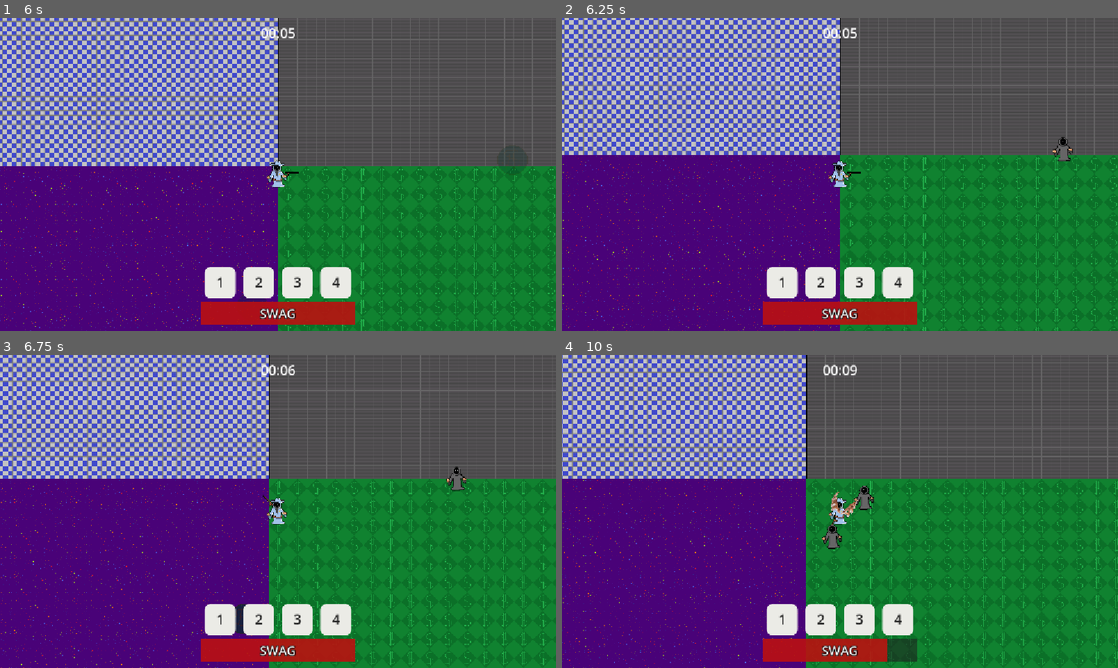
Above: before the commit, frames 1-4 (two rows, left to right).
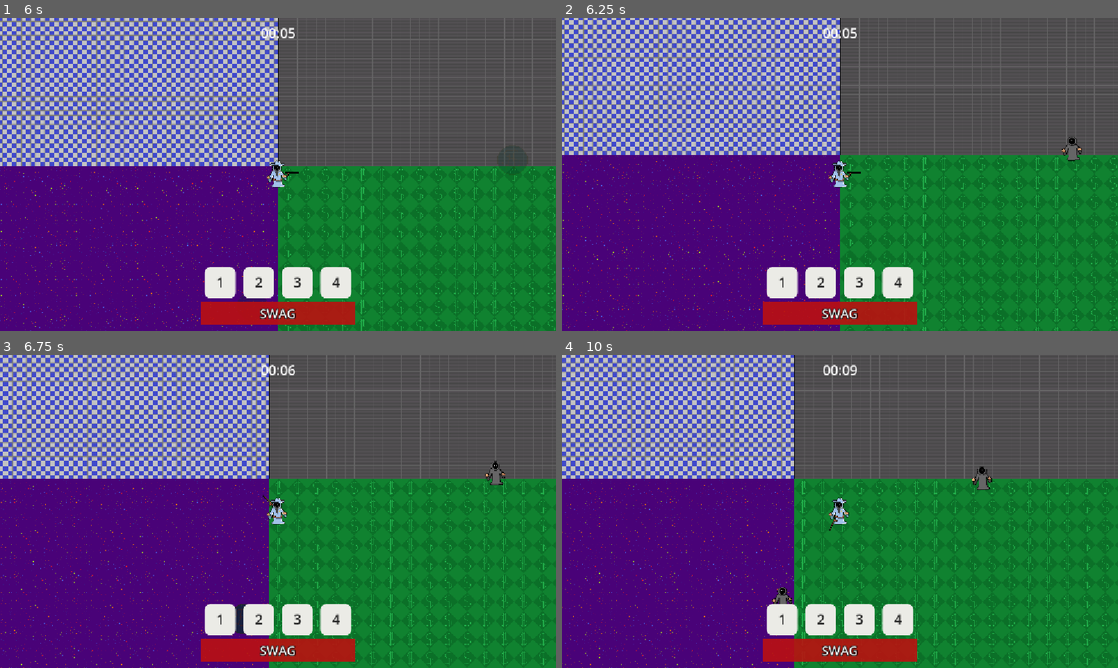
Above: after the commit, the same moments.

Repository: LeyuDing/SteelHacks2026
Game: Godot game, scene res://Scenes/main_menu.tscn
The game is run twice, just before and just after one commit, with the same random seed, the same clock (stepped at 60 frames per second) and the same inputs. The engine's default icon, where the game draws it, is replaced by a stand-in: a white triangle on a blue panel in a dark square.
Inputs (mouse positions are in pixels of both pictures, inside the frame that each line leads up to):
- Up to frame 1 (6 s): click "Start" at 0.5 s; tap Enter at 1.25 s; move the mouse to (400, 158) at 1.27 s; hold Right (ui_right) 1.28-2.03 s; move the mouse to (166, 190) at 2.02 s; hold Down (ui_down) 2.03-2.78 s; move the mouse to (333, 105) at 2.77 s; hold Right (ui_right) 2.78-3.53 s; move the mouse to (250, 237) at 3.52 s; hold Up (ui_up) 3.53-4.28 s; move the mouse to (444, 221) at 4.27 s; hold Left (ui_left) 4.28-5.78 s; move the mouse to (111, 127) at 5.02 s; move the mouse to (305, 174) at 5.77 s; hold Down (ui_down) from 5.78 s (still down)
- Up to frame 2 (6.25 s): keep holding Down (ui_down)
- Up to frame 3 (6.75 s): move the mouse to (194, 433) at 6.52 s; release Down (ui_down) at 6.53 s; hold Right (ui_right) from 6.53 s (still down)
- Up to frame 4 (10 s): move the mouse to (962, 495) at 7.27 s; release Right (ui_right) at 7.28 s; hold Up (ui_up) 7.28-8.03 s; move the mouse to (728, 527) at 8.02 s; hold Right (ui_right) 8.03-8.78 s; move the mouse to (895, 442) at 8.77 s; hold Down (ui_down) 8.78-9.53 s; move the mouse to (812, 574) at 9.52 s; hold Left (ui_left) from 9.53 s (still down)

Frame 1 is identical in both runs. In frame 2, 0.2% of the frame differs, in the area x 88-94%, y 38-46%; in frame 3, 0.3%; in frame 4, 18%, in the area x 0-100%, y 0-100%.

Commit message:
nerfed starting hp

Diff:
--- a/Scripts/test_enemy.gd
+++ b/Scripts/test_enemy.gd
@@ -1,8 +1,8 @@
 extends CharacterBody2D
 
-@export var SPEED : float = 500.0
+@export var SPEED : float = 300.0
 
-@export var HP : float = 10.0
+@export var HP : float = 5.0
 
 @export var burn : float = 0.0
 @export var freeze : float = 0.0
@@ -20,7 +20,7 @@
 
 func _ready():
 	$Sprite2D.material = $Sprite2D.material.duplicate()
-	#SPEED *= GameClock.elapsed_time/20.0
+	SPEED *= GameClock.elapsed_time/20.0
 	HP *= GameClock.elapsed_time/20.0
 	make_path()
 
